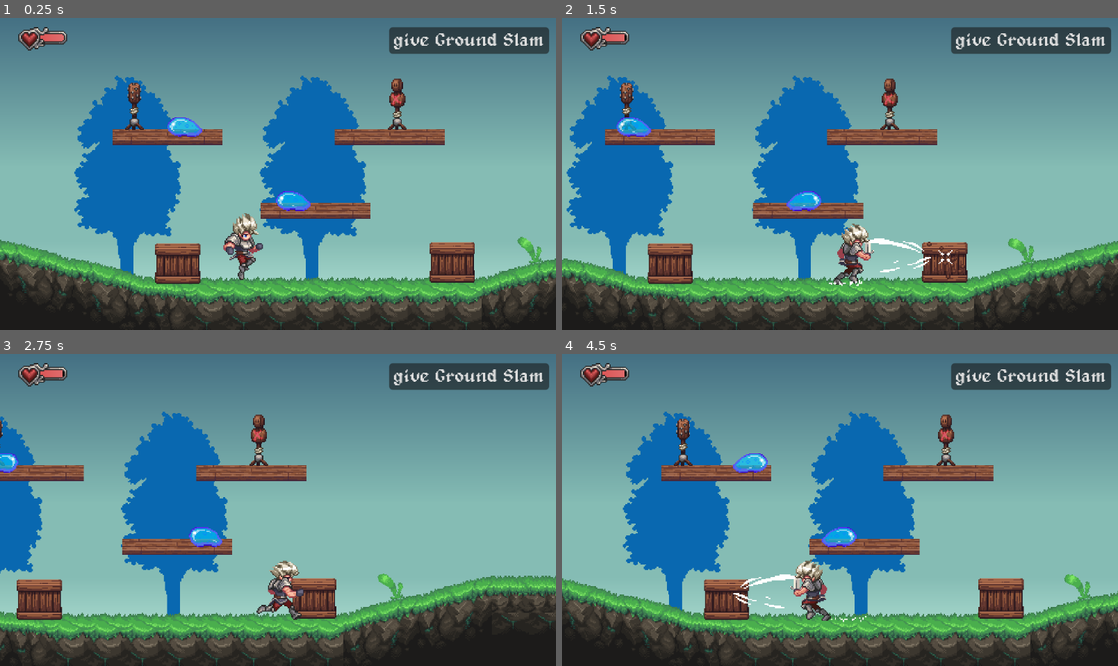
Above: before the commit, frames 1-4 (two rows, left to right).
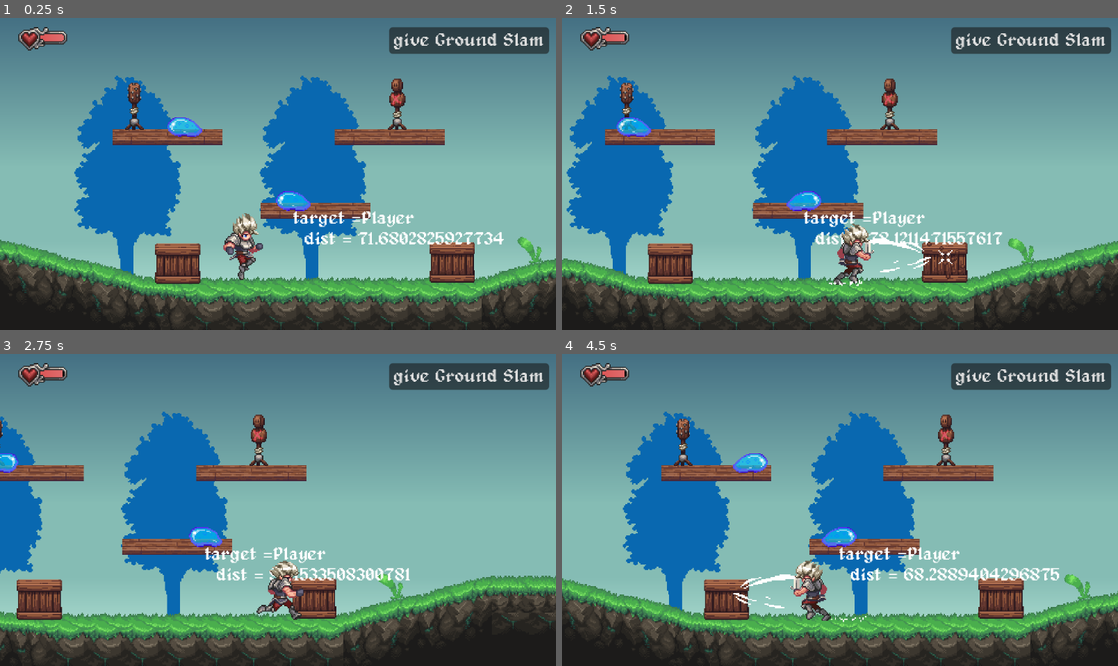
Above: after the commit, the same moments.

Repository: wulalal1/metroidvania_forge
Game: Godot game, scene res://level/00_forest/07.tscn
The game is run twice, just before and just after one commit, with the same random seed, the same clock (stepped at 60 frames per second) and the same inputs. This scene is started directly instead of the project's main scene.
Inputs (mouse positions are in pixels of both pictures, inside the frame that each line leads up to):
- Up to frame 1 (0.25 s): no input
- Up to frame 2 (1.5 s): tap Enter at 0.5 s; move the mouse to (962, 158) at 0.52 s; hold D (right) 0.53-1.28 s; hold L (action) 0.53-1.28 s; click (962, 158) at 0.67 s; tap Space (jump) at 0.77 s; move the mouse to (728, 189) at 1.27 s; hold S (down) from 1.28 s (still down); tap J (attack) at 1.35 s
- Up to frame 3 (2.75 s): tap Space (jump) at 1.52 s; move the mouse to (333, 441) at 2.02 s; release S (down) at 2.03 s; hold D (right) from 2.03 s (still down); hold K (dash) from 2.03 s (still down)
- Up to frame 4 (4.5 s): move the mouse to (812, 572) at 2.77 s; release D (right) at 2.78 s; release K (dash) at 2.78 s; hold W (up) 2.78-3.53 s; tap Shift at 2.85 s; click (812, 572) at 2.92 s; tap Space (jump) at 3.02, 3.77 s; move the mouse to (1006, 556) at 3.52 s; hold L (action) 3.53-4.28 s; hold A (left) from 3.53 s (still down); move the mouse to (673, 463) at 4.27 s; tap J (attack) at 4.35 s

The runs differ from the first frame. In frame 1, 1.0% of the frame differs, in the area x 52-91%, y 61-73%; in frame 2, 0.9%; in frame 3, 1.0%; in frame 4, 1.1%, in the area x 49-90%, y 61-73%.

Commit message:
更新探测器

Diff:
--- a/enemies/scripts/enemy.gd
+++ b/enemies/scripts/enemy.gd
@@ -58,6 +58,7 @@
 
 
 func _physics_process(delta: float) -> void:
+	blackboard.update_distance_to_target(global_position)
 	state_machine.change_state(decision_engine.decide())
 	if affected_by_gravity:
 		velocity += get_gravity() * delta
--- /dev/null
+++ b/enemies/scripts/sensors/player_sensor.gd
@@ -0,0 +1,50 @@
+@icon("res://general/icons/player_sensor.svg")
+class_name PlayerSensor extends Area2D
+
+signal player_entered
+signal player_exited
+signal started_searching
+
+@export var search_duration : float = 2
+var enemy : Enemy
+var timer : float
+
+func _ready() -> void:
+	set_collision_layer_value(1,false)
+	set_collision_mask_value(1,false)
+	if owner is Enemy:
+		enemy = owner
+		set_collision_mask_value(5,true)
+		body_entered.connect(_on_body_enter)
+		body_exited.connect(_on_body_exited)
+		enemy.direction_changed.connect(_on_direction_changed)
+	pass
+
+func _physics_process(delta: float) -> void:
+	if timer > 0:
+		timer -= delta
+		if timer <= 0:
+			player_exited.emit()
+			enemy.blackboard.target = null
+
+	pass
+
+func _on_body_enter(n : Node2D) -> void:
+	player_entered.emit()
+	enemy.blackboard.target = n
+	pass
+
+func _on_body_exited(_n:Node2D) -> void:
+	started_searching.emit()
+	timer = search_duration
+	#player_exited.emit()
+	#enemy.blackboard.target = null
+
+	pass
+
+func _on_direction_changed(dir : float) -> void:
+	if dir < 0:
+		scale.x = -1
+	elif  dir > 0:
+		scale.x = 1
+	pass
--- a/enemies/slime_2/slime_2.tscn
+++ b/enemies/slime_2/slime_2.tscn
@@ -12,6 +12,7 @@
 [ext_resource type="Script" uid="uid://cllgilgtgy5nf" path="res://enemies/scripts/states/es_death.gd" id="10_3jlja"]
 [ext_resource type="AudioStream" uid="uid://bo3el5aj7k5th" path="res://enemies/slime/slime_death.wav" id="11_ovel5"]
 [ext_resource type="Script" uid="uid://xc54qd3q8yn6" path="res://enemies/scripts/sensors/edge_sensor.gd" id="12_ovel5"]
+[ext_resource type="Script" uid="uid://bioe54vnv8g64" path="res://enemies/scripts/sensors/player_sensor.gd" id="13_3jlja"]
 
 [sub_resource type="CapsuleShape2D" id="CapsuleShape2D_e3lcx"]
 radius = 8.0
@@ -97,6 +98,27 @@
 &"stun": SubResource("Animation_0nqm1"),
 &"walk": SubResource("Animation_ovel5")
 }
+
+[sub_resource type="GDScript" id="GDScript_3jlja"]
+script/source = "extends Label
+
+@onready var slime_2: Enemy = $\"..\"
+@onready var player_sensor: PlayerSensor = $\"../PlayerSensor\"
+
+# Called when the node enters the scene tree for the first time.
+func _ready() -> void:
+	pass # Replace with function body.
+
+
+# Called every frame. 'delta' is the elapsed time since the previous frame.
+func _physics_process(delta: float) -> void:
+	text = \"\"
+	text = \"target =\"
+	text += slime_2.blackboard.target.name if  slime_2.blackboard.target else \"\"
+	text += \"\\n  dist = \"
+	text += str(slime_2.blackboard.distance_to_target)
+	pass
+"
 
 [node name="Slime2" type="CharacterBody2D"]
 collision_layer = 0
@@ -174,3 +196,16 @@
 target_position = Vector2(0, 8)
 script = ExtResource("12_ovel5")
 metadata/_custom_type_script = "uid://xc54qd3q8yn6"
+
+[node name="PlayerSensor" type="Area2D" parent="."]
+script = ExtResource("13_3jlja")
+metadata/_custom_type_script = "uid://bioe54vnv8g64"
+
+[node name="CollisionPolygon2D" type="CollisionPolygon2D" parent="PlayerSensor"]
+position = Vector2(0, -7)
+polygon = PackedVector2Array(0, 0, 256, -96, 256, 96)
+
+[node name="Label" type="Label" parent="."]
+offset_right = 40.0
+offset_bottom = 15.0
+script = SubResource("GDScript_3jlja")
Not shown, added: enemies/scripts/sensors/player_sensor.gd.uid
Not shown: 1 places in enemies/slime_2/slime_2.tscn that only renumber resources
